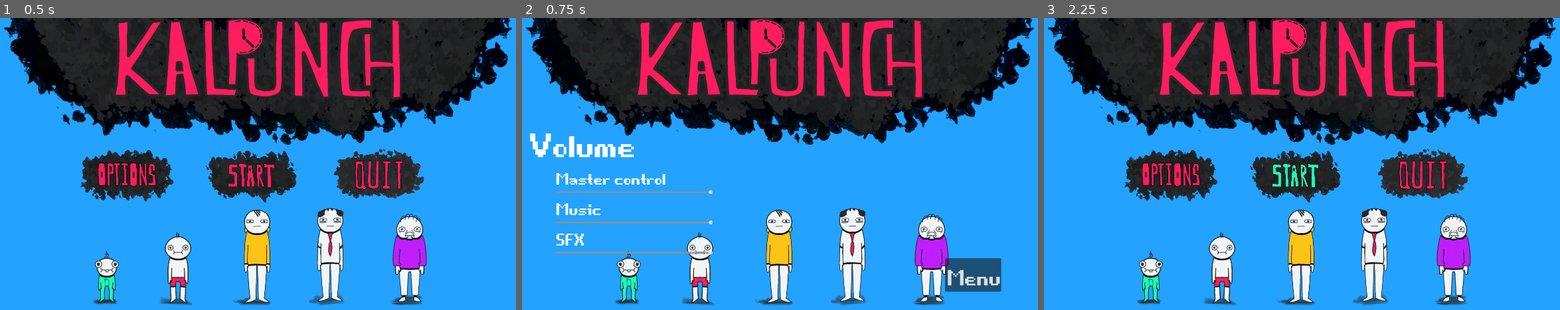
Above: before the commit, frames 1-3 (left to right).
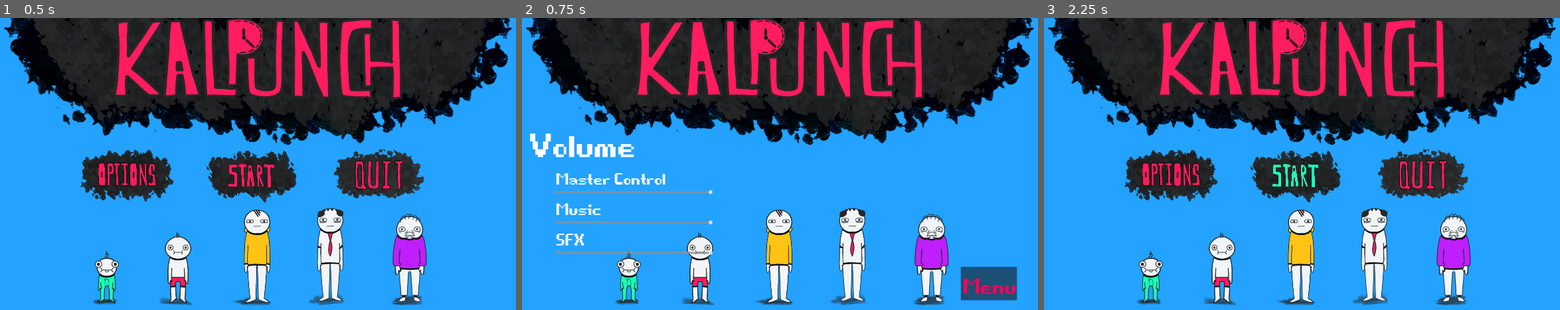
Above: after the commit, the same moments.

Repository: Realex78/KalPunch
Game: Godot game, scene res://menu.tscn
Same seed, same stepped clock (60 frames per second), same inputs: the game is played once before the commit and once after it.
Inputs (mouse positions are in pixels of both pictures, inside the frame that each line leads up to):
- Up to frame 1 (0.5 s): no input
- Up to frame 2 (0.75 s): click (645, 175) at 0.5 s
- Up to frame 3 (2.25 s): click "Menu" at 1.25 s; click (1296, 175) at 2 s

Frame 1 is identical in both runs. In frame 2, 1.5% of the frame differs, in the area x 17-97%, y 52-97%; in frame 3, nothing differs.

Commit message:
Minor changes in the options screen

Diff:
--- a/Options.tscn
+++ b/Options.tscn
@@ -41,7 +41,7 @@
 layout_mode = 2
 theme_override_fonts/font = ExtResource("1_7y4p4")
 theme_override_font_sizes/font_size = 150
-text = "Master control"
+text = "Master Control"
 
 [node name="Master" type="HSlider" parent="VBoxContainer"]
 layout_mode = 2
@@ -87,10 +87,12 @@
 texture = ExtResource("4_15o2r")
 
 [node name="Button" type="Button" parent="."]
-offset_left = 1611.0
-offset_top = 808.0
-offset_right = 1814.0
-offset_bottom = 929.0
+offset_left = 1668.0
+offset_top = 839.0
+offset_right = 1871.0
+offset_bottom = 960.0
+theme_override_colors/font_color = Color(1, 0, 0.356863, 1)
+theme_override_colors/font_hover_color = Color(0, 1, 0.701961, 1)
 theme_override_fonts/font = ExtResource("1_7y4p4")
 theme_override_font_sizes/font_size = 200
 text = "Menu"
